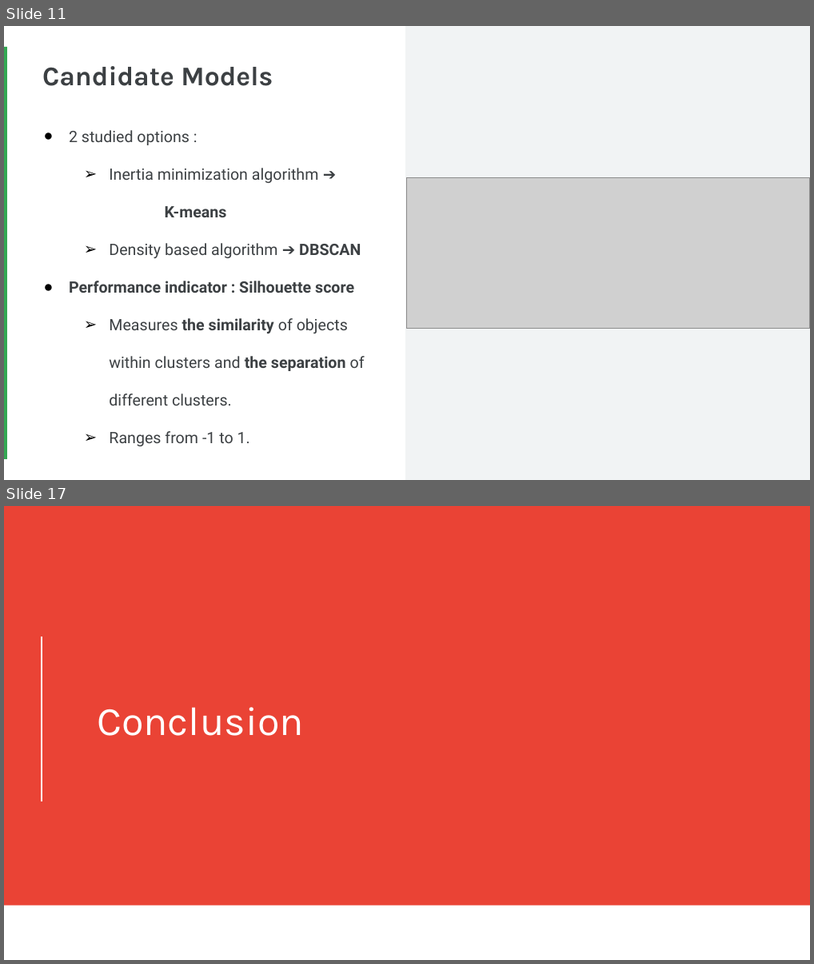
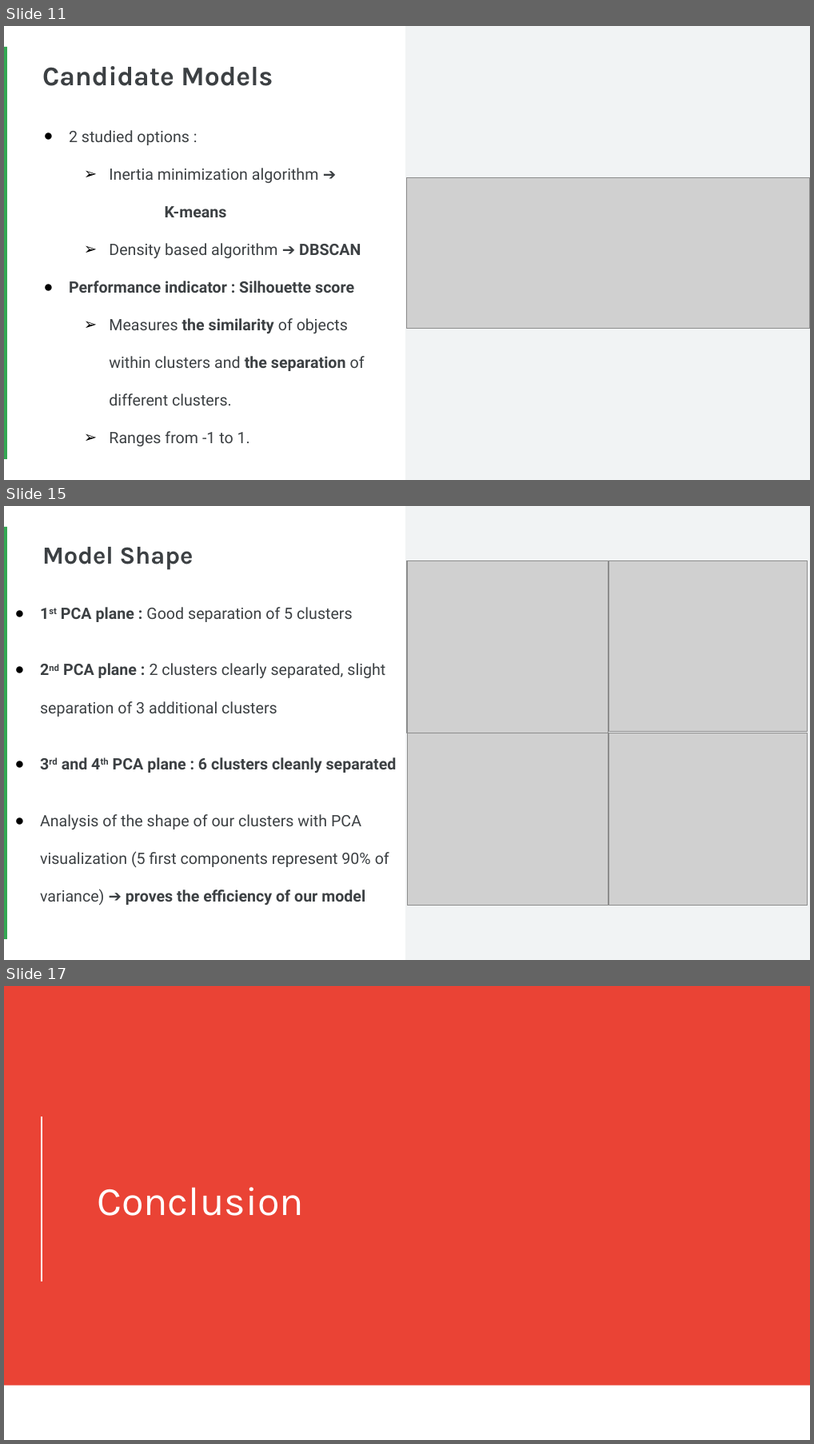
Before and after one commit to Faskill/E-Commerce-Customer-Segmentation, a slide deck: P5_02_Presentation.pptx. Shown one above the other, each under a label of ours: slides 11 and 17 before the commit, slides 11, 15 and 17 after it; the slides between them are not shown. The pictures are 814x964 and 814x1444 pixels, drawn with LibreOffice and Linux fonts; fonts in the diff are those of the drawing; grey boxes stand for pictures. Boxes give left, top, right and bottom in pixels: in the first picture for what was removed or moved away, otherwise in the second. Text is boxed around its words. In the diff, an @@ line names an element or a change of style, - is before the commit and + after.

```diff
--- a/P5_02_Presentation.pptx
+++ b/P5_02_Presentation.pptx
@@ slide 15 added at <box>4,506,810,960</box>, background #FFFFFF; not listed: 2 template elements that a slide beside it also shows @@
@@ title added at <box>42,547,194,570</box>, 22 pt, text #3C4043, bold @@
+Model Shape
@@ picture added at <box>407,561,609,733</box> @@
@@ picture added at <box>610,561,808,732</box> @@
@@ text added at <box>40,607,397,905</box>, 14 pt, text #3C4043 @@
+● 1st PCA plane : Good separation of 5 clusters
+● 2nd PCA plane : 2 clusters clearly separated, slight separation of 3 additional clusters
+● 3rd and 4th PCA plane : 6 clusters cleanly separated
+● Analysis of the shape of our clusters with PCA visualization (5 first components represent 90% of variance) ➔ proves the efficiency of our model
@@ picture added at <box>407,732,608,905</box> @@
@@ picture added at <box>609,732,807,905</box> @@
```
Also in this commit, not shown: 4 slides changed, 1 other slide added, 2 slides removed, 1 other file.
